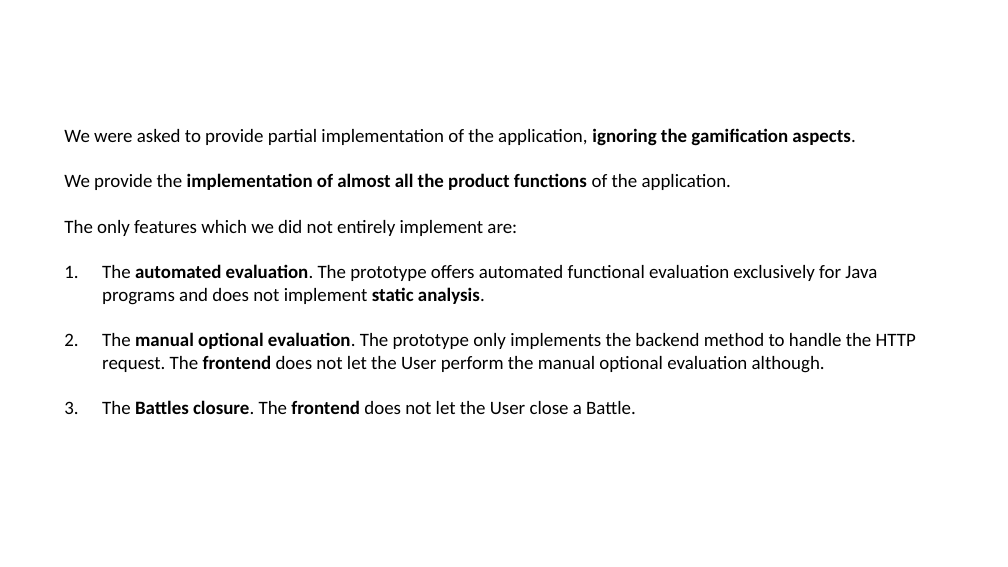
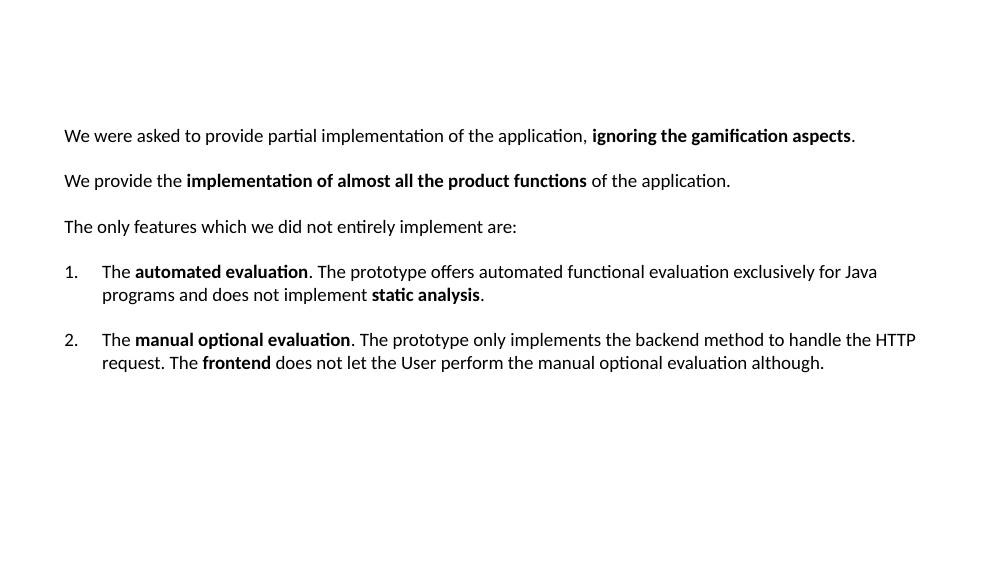
Before and after one commit to peetceenatoo/software-lifecycle, a slide deck: slide 15 of Slides/Slides.pptx. Drawn at 1008x567 pixels with LibreOffice and Linux fonts; fonts in the diff are those of the drawing; background and template pictures are left out. Boxes give left, top, right and bottom in pixels: in the first picture for what was removed or moved away, otherwise in the second. Text is boxed around its words. In the diff, an @@ line names an element or a change of style, - is before the commit and + after.

```diff
--- a/Slides/Slides.pptx
+++ b/Slides/Slides.pptx
@@ text at [102,400,636,414]: paragraph removed @@
-3. The Battles closure. The frontend does not let the User close a Battle.
```
